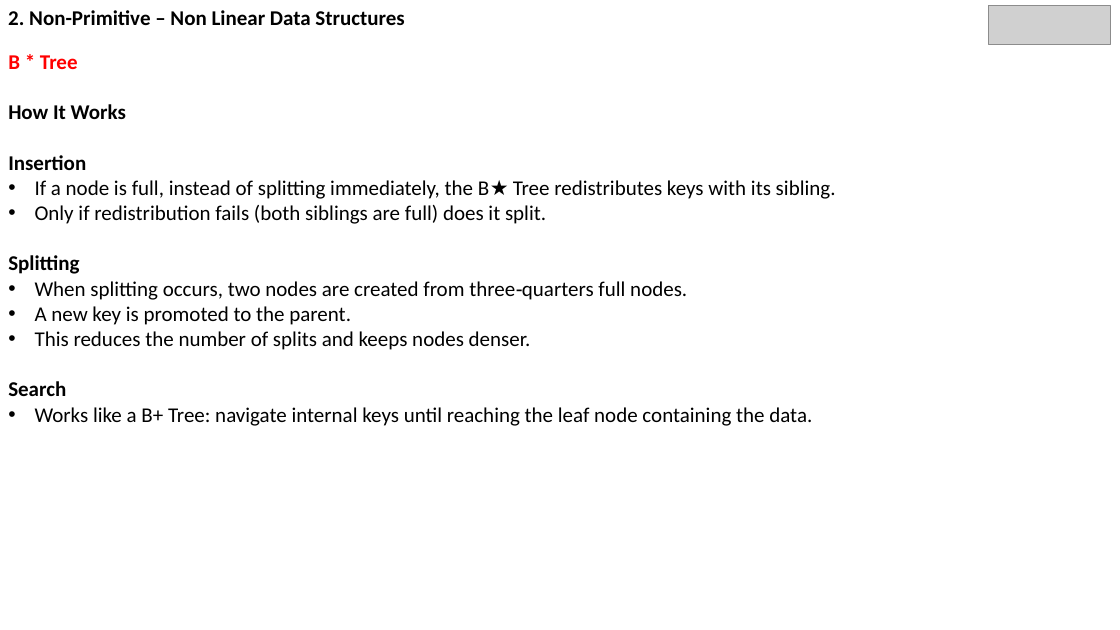
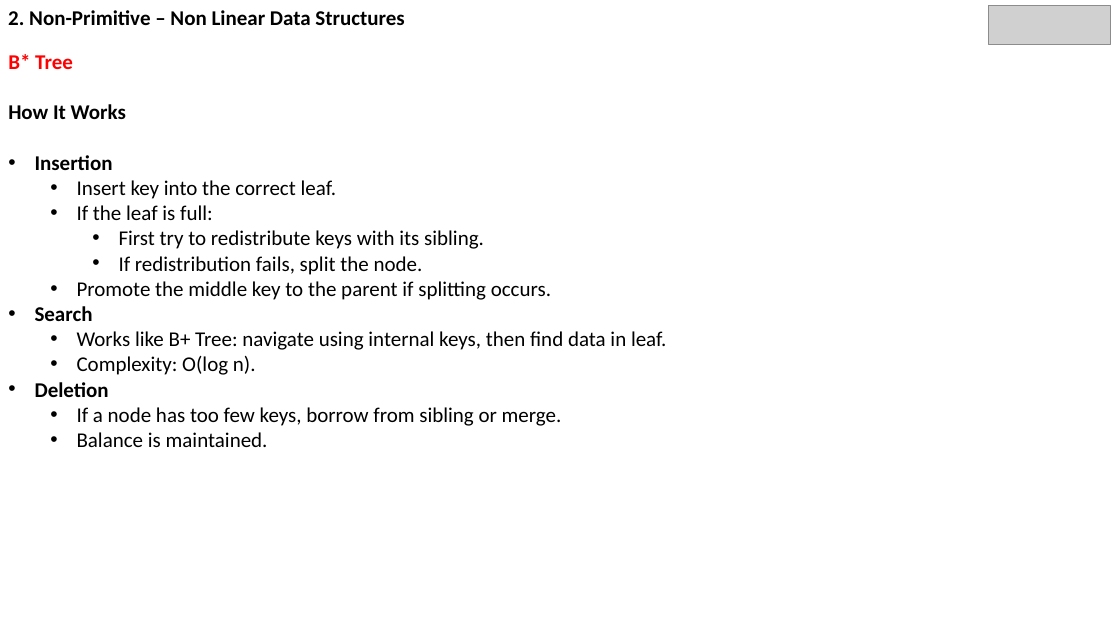
Before and after one commit to SMattaparthi-rgare/Non-Linear-Data-Structures-PPT, a slide deck: slide 27 of DataStructures3.pptx (slide 35 before the commit). Drawn at 1120x630 pixels with LibreOffice and Linux fonts; fonts in the diff are those of the drawing; grey boxes stand for pictures. Boxes give left, top, right and bottom in pixels: in the first picture for what was removed or moved away, otherwise in the second. Text is boxed around its words. In the diff, an @@ line names an element or a change of style, - is before the commit and + after.

```diff
--- a/DataStructures3.pptx
+++ b/DataStructures3.pptx
@@ text at (8, 54, 73, 69): spaces changed @@
-B * Tree
+B* Tree
@@ text at (35, 155, 113, 321): bullet none to • @@
@@ text at (77, 180, 551, 300): text changed @@
-• If a node is full, instead of splitting immediately, the B★ Tree redistributes keys with its sibling.
-• Only if redistribution fails (both siblings are full) does it split.
-Splitting
-• When splitting occurs, two nodes are created from three‑quarters full nodes.
-• A new key is promoted to the parent.
-• This reduces the number of splits and keeps nodes denser.
+  • Insert key into the correct leaf.
+  • If the leaf is full:
+    • First try to redistribute keys with its sibling.
+    • If redistribution fails, split the node.
+  • Promote the middle key to the parent if splitting occurs.
@@ text at (35, 331, 666, 447): text changed @@
-• Works like a B+ Tree: navigate internal keys until reaching the leaf node containing the data.
+  • Works like B+ Tree: navigate using internal keys, then find data in leaf.
+  • Complexity: O(log n).
+• Deletion
+  • If a node has too few keys, borrow from sibling or merge.
+  • Balance is maintained.
```
Also in this commit, not shown: 37 other slides changed, 7 slides added, 25 slides removed.
